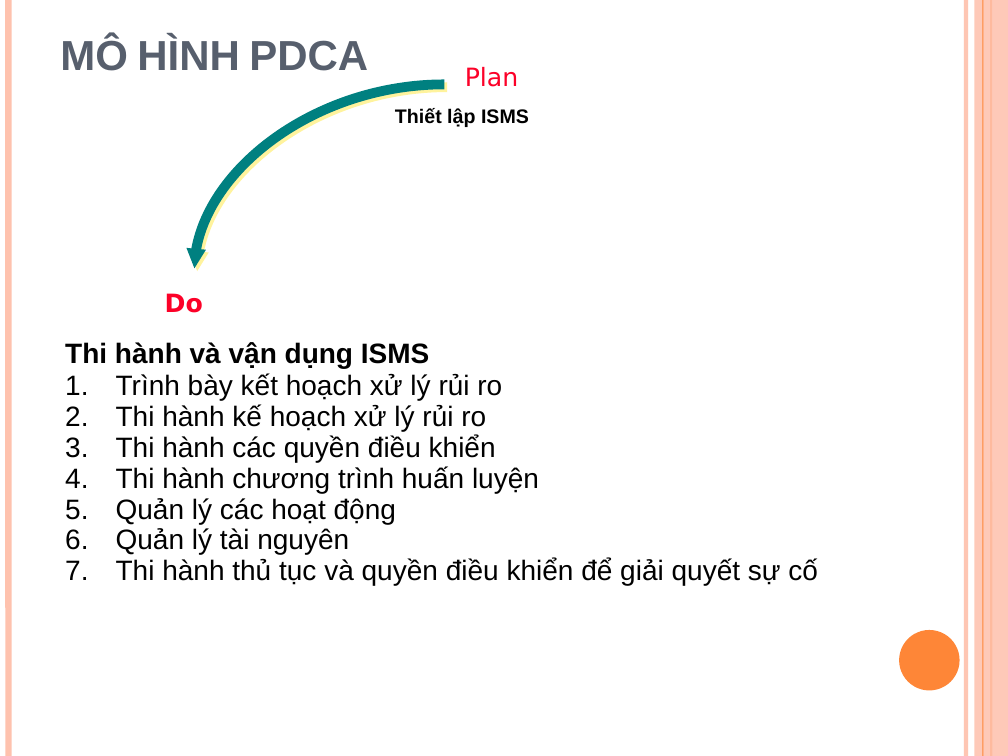
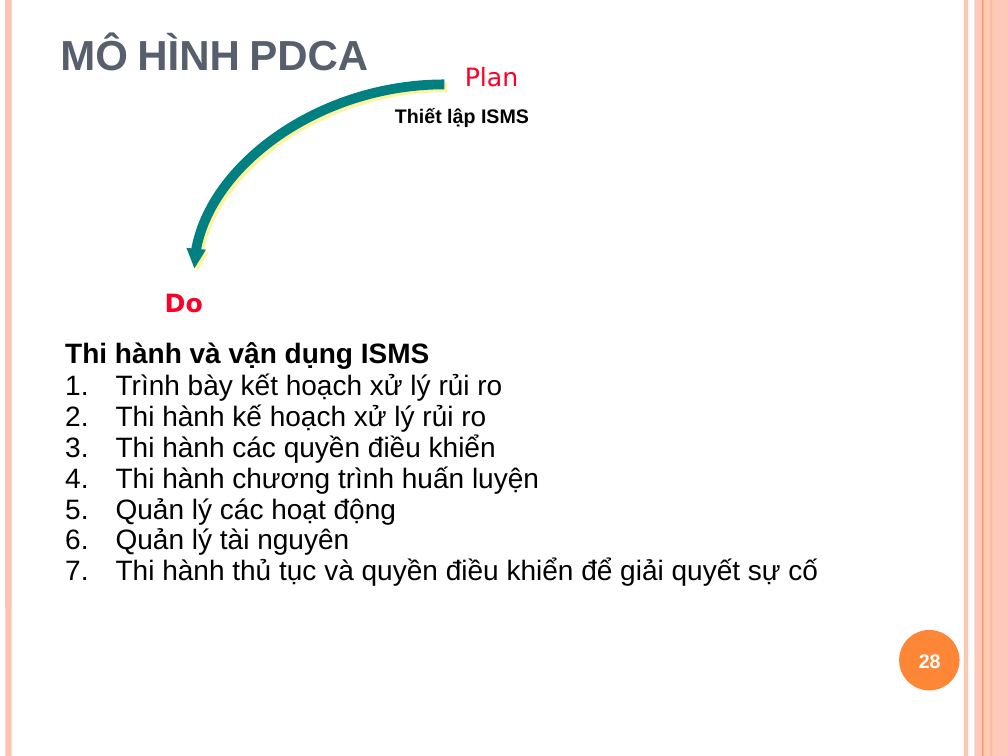
Before and after one commit to Alex7Huynh/iss-g5, a slide deck: slide 28 of ISMS/w6_Minh_Toan_ISMS.pptx. Drawn at 1008x756 pixels with LibreOffice and Linux fonts; fonts in the diff are those of the drawing. Boxes give left, top, right and bottom in pixels: in the first picture for what was removed or moved away, otherwise in the second. Text is boxed around its words. In the diff, an @@ line names an element or a change of style, - is before the commit and + after.

```diff
--- a/ISMS/w6_Minh_Toan_ISMS.pptx
+++ b/ISMS/w6_Minh_Toan_ISMS.pptx
@@ page number added at (919, 654, 941, 668), 14 pt, text #FFFFFF, bold @@
+28
```
Also in this commit, not shown: 18 other slides changed.
